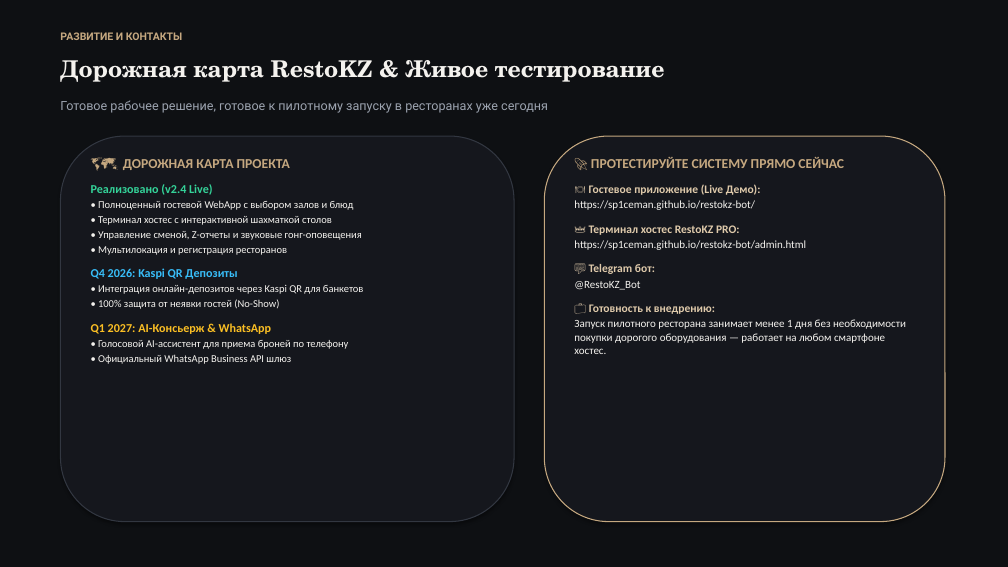
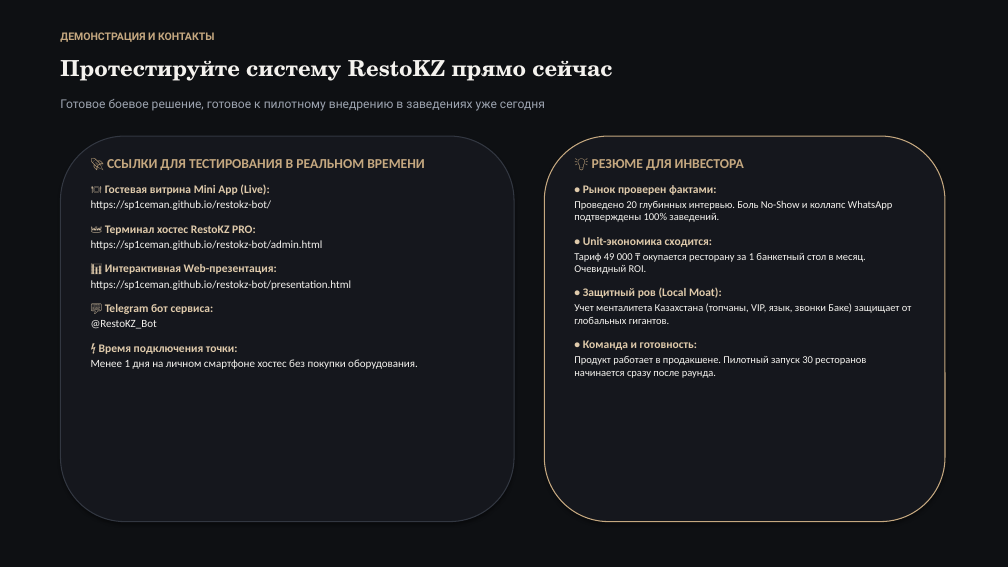
Before and after one commit to Sp1ceMan/restokz-bot, a slide deck: slide 15 of RestoKZ_Presentation.pptx (slide 12 before the commit). Drawn at 1008x567 pixels with LibreOffice and Linux fonts; fonts in the diff are those of the drawing. Boxes give left, top, right and bottom in pixels: in the first picture for what was removed or moved away, otherwise in the second. Text is boxed around its words. In the diff, an @@ line names an element or a change of style, - is before the commit and + after.

```diff
--- a/RestoKZ_Presentation.pptx
+++ b/RestoKZ_Presentation.pptx
@@ text at (60, 32, 214, 42): text changed @@
-РАЗВИТИЕ И КОНТАКТЫ
+ДЕМОНСТРАЦИЯ И КОНТАКТЫ
@@ text at (60, 60, 612, 81): text changed; size 22 to 21 pt @@
-Дорожная карта RestoKZ & Живое тестирование
+Протестируйте систему RestoKZ прямо сейчас
@@ text at (60, 99, 545, 111): text changed; size 12 to 11.5 pt @@
-Готовое рабочее решение, готовое к пилотному запуску в ресторанах уже сегодня
+Готовое боевое решение, готовое к пилотному внедрению в заведениях уже сегодня
@@ text at (91, 159, 425, 369): text changed; size 10 to 10.5 pt @@
-🗺 ДОРОЖНАЯ КАРТА ПРОЕКТА
-Реализовано (v2.4 Live)
-• Полноценный гостевой WebApp с выбором залов и блюд
-• Терминал хостес с интерактивной шахматкой столов
-• Управление сменой, Z-отчеты и звуковые гонг-оповещения
-• Мультилокация и регистрация ресторанов
-Q4 2026: Kaspi QR Депозиты
-• Интеграция онлайн-депозитов через Kaspi QR для банкетов
-• 100% защита от неявки гостей (No-Show)
-Q1 2027: AI-Консьерж & WhatsApp
-• Голосовой AI-ассистент для приема броней по телефону
-• Официальный WhatsApp Business API шлюз
+🚀 ССЫЛКИ ДЛЯ ТЕСТИРОВАНИЯ В РЕАЛЬНОМ ВРЕМЕНИ
+🍽 Гостевая витрина Mini App (Live):
+https://sp1ceman.github.io/restokz-bot/
+👑 Терминал хостес RestoKZ PRO:
+https://sp1ceman.github.io/restokz-bot/admin.html
+📊 Интерактивная Web-презентация:
+https://sp1ceman.github.io/restokz-bot/presentation.html
+💬 Telegram бот сервиса:
+@RestoKZ_Bot
+⚡ Время подключения точки:
+Менее 1 дня на личном смартфоне хостес без покупки оборудования.
@@ text at (574, 159, 912, 378): text changed; size 10.5 to 10 pt @@
-🚀 ПРОТЕСТИРУЙТЕ СИСТЕМУ ПРЯМО СЕЙЧАС
-🍽 Гостевое приложение (Live Демо):
-https://sp1ceman.github.io/restokz-bot/
-👑 Терминал хостес RestoKZ PRO:
-https://sp1ceman.github.io/restokz-bot/admin.html
-💬 Telegram бот:
-@RestoKZ_Bot
-💼 Готовность к внедрению:
-Запуск пилотного ресторана занимает менее 1 дня без необходимости покупки дорогого оборудования — работает на любом смартфоне хостес.
+💡 РЕЗЮМЕ ДЛЯ ИНВЕСТОРА
+• Рынок проверен фактами:
+Проведено 20 глубинных интервью. Боль No-Show и коллапс WhatsApp подтверждены 100% заведений.
+• Unit-экономика сходится:
+Тариф 49 000 ₸ окупается ресторану за 1 банкетный стол в месяц. Очевидный ROI.
+• Защитный ров (Local Moat):
+Учет менталитета Казахстана (топчаны, VIP, язык, звонки Баке) защищает от глобальных гигантов.
+• Команда и готовность:
+Продукт работает в продакшене. Пилотный запуск 30 ресторанов начинается сразу после раунда.
```
Also in this commit, not shown: 11 other slides changed, 3 slides added, 2 other files.
